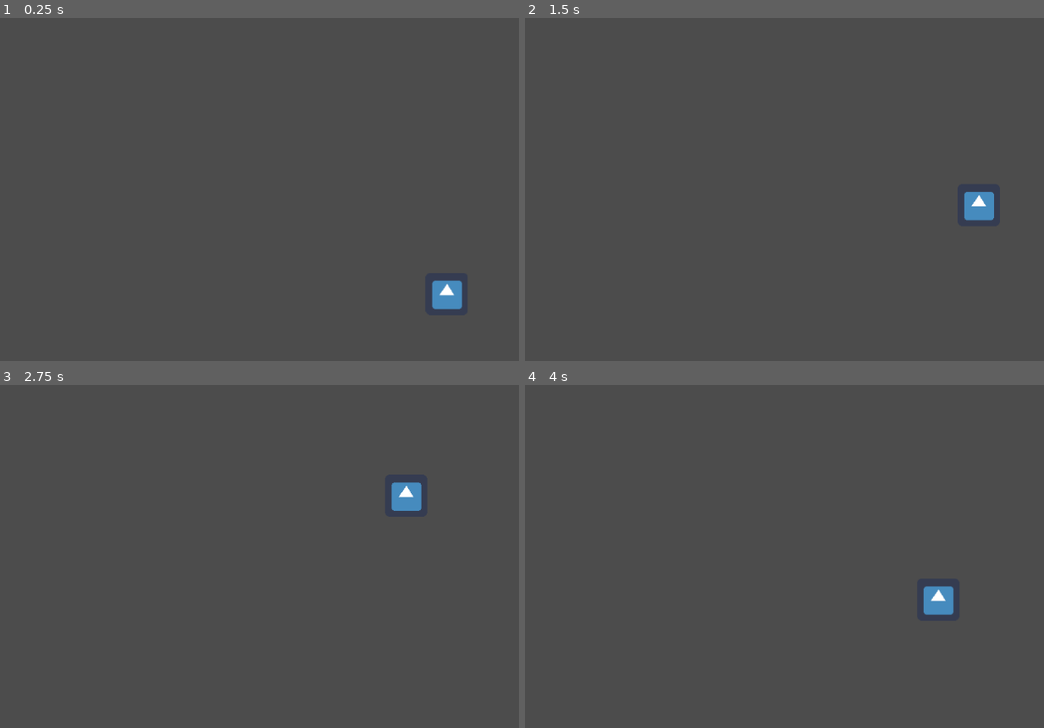
Above: before the commit, frames 1-4 (two rows, left to right).
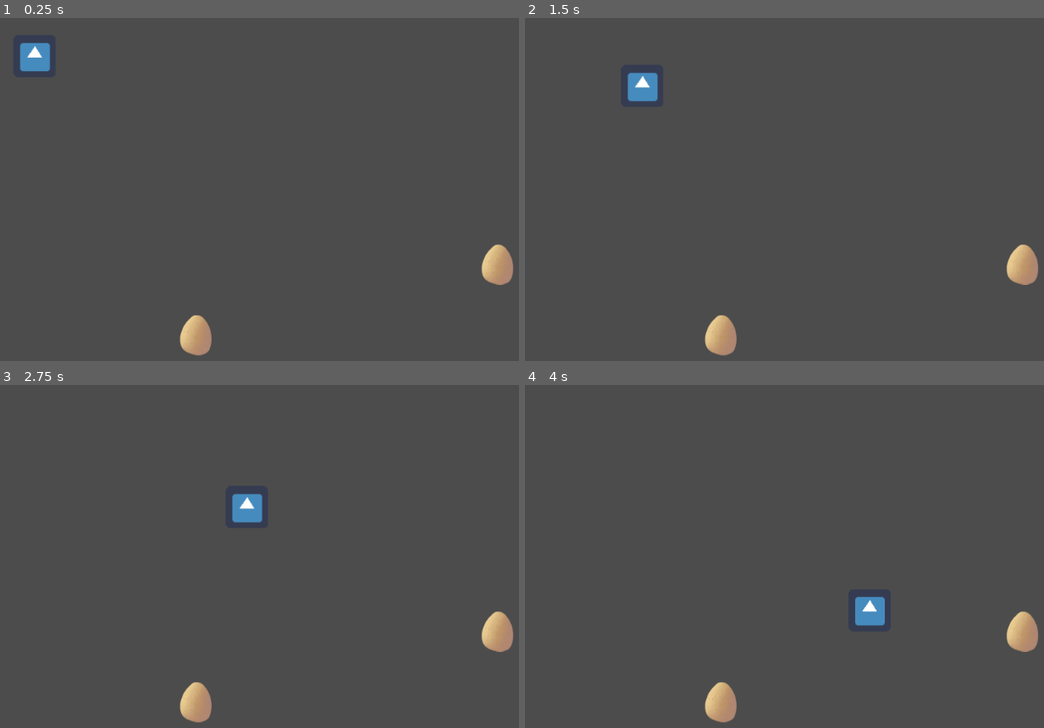
Above: after the commit, the same moments.

Repository: Haydoggo/Go-suck-an-egg
Game: Godot game, scene res://Game.tscn
Two runs of this game, one before a commit and one after it. Both use one fixed random seed, a clock stepped at 60 frames per second and the inputs below. The engine's default icon, where the game draws it, is replaced by a stand-in: a white triangle on a blue panel in a dark square.
Inputs (mouse positions are in pixels of both pictures, inside the frame that each line leads up to):
- Up to frame 1 (0.25 s): no input
- Up to frame 2 (1.5 s): move the mouse to (1012, 196) at 0.52 s; move the mouse to (727, 234) at 1.27 s
- Up to frame 3 (2.75 s): move the mouse to (404, 494) at 2.02 s
- Up to frame 4 (4 s): move the mouse to (831, 662) at 2.77 s; move the mouse to (outside the picture) at 3.52 s

The runs differ from the first frame. In frame 1, 2.1% of the frame differs, in the area x 3-99%, y 7-99%; in frame 2, 2.1%; in frame 3, 2.1%; in frame 4, 2.1%.

Commit message:
Collision boxes

Diff:
--- a/Egg.tscn
+++ b/Egg.tscn
@@ -1,3 +1,16 @@
-[gd_scene format=2]
+[gd_scene load_steps=3 format=2]
+
+[ext_resource path="res://assets/art/egg.png" type="Texture" id=1]
+
+[sub_resource type="CircleShape2D" id=1]
+radius = 29.8329
 
 [node name="Egg" type="Node2D"]
+
+[node name="Egg" type="Sprite" parent="."]
+texture = ExtResource( 1 )
+
+[node name="Area2D" type="Area2D" parent="."]
+
+[node name="CollisionShape2D" type="CollisionShape2D" parent="Area2D"]
+shape = SubResource( 1 )
--- a/Game.tscn
+++ b/Game.tscn
@@ -1,11 +1,34 @@
-[gd_scene load_steps=3 format=2]
+[gd_scene load_steps=6 format=2]
 
 [ext_resource path="res://nozzle.gd" type="Script" id=1]
 [ext_resource path="res://icon.png" type="Texture" id=2]
+[ext_resource path="res://Egg.tscn" type="PackedScene" id=3]
+
+[sub_resource type="CircleShape2D" id=1]
+radius = 29.0689
+
+[sub_resource type="CircleShape2D" id=2]
+radius = 62.0725
 
 [node name="Game" type="Node2D"]
 
 [node name="nozzle" type="Sprite" parent="."]
-position = Vector2( 718, 445 )
+position = Vector2( 86, 95 )
 texture = ExtResource( 2 )
 script = ExtResource( 1 )
+
+[node name="Consume" type="Area2D" parent="nozzle"]
+
+[node name="CollisionShape2D" type="CollisionShape2D" parent="nozzle/Consume"]
+shape = SubResource( 1 )
+
+[node name="Suck" type="Area2D" parent="nozzle"]
+
+[node name="CollisionShape2D" type="CollisionShape2D" parent="nozzle/Suck"]
+shape = SubResource( 2 )
+
+[node name="Egg" parent="." instance=ExtResource( 3 )]
+position = Vector2( 296, 481 )
+
+[node name="Egg2" parent="." instance=ExtResource( 3 )]
+position = Vector2( 752, 374 )
